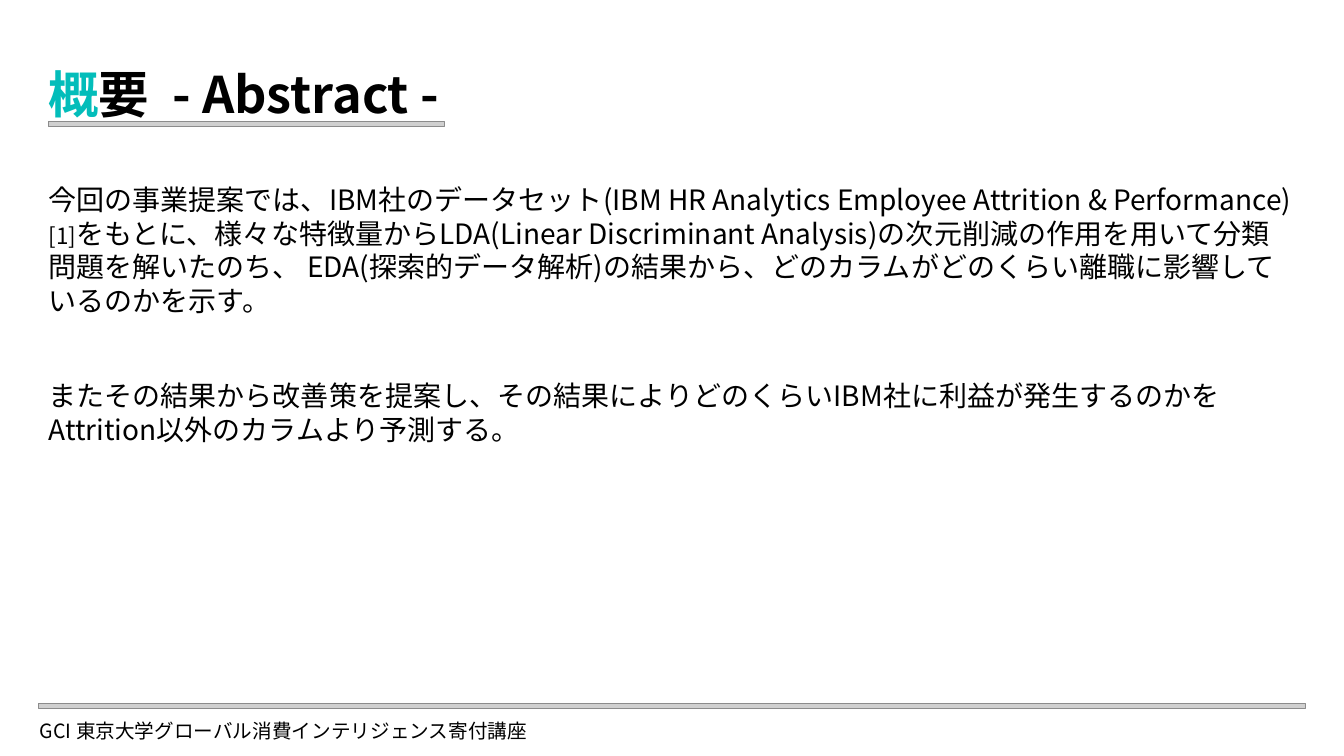
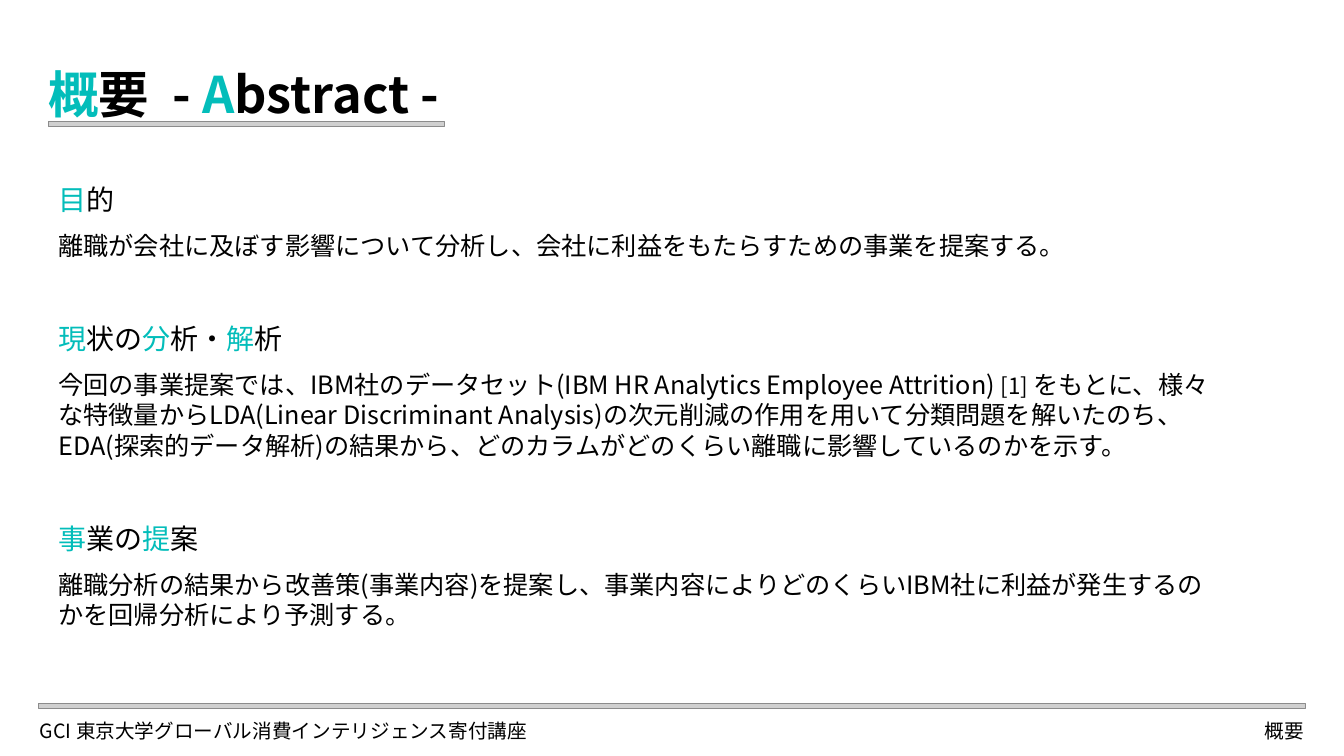
Before and after one commit to elsy0111/GCI2023Winter, a slide deck: slide 3 of LDA_Attrition.pptx. Drawn at 1344x756 pixels with LibreOffice and Linux fonts; fonts in the diff are those of the drawing; grey boxes stand for pictures. Boxes give left, top, right and bottom in pixels: in the first picture for what was removed or moved away, otherwise in the second. Text is boxed around its words. In the diff, an @@ line names an element or a change of style, - is before the commit and + after.

```diff
--- a/LDA_Attrition.pptx
+++ b/LDA_Attrition.pptx
@@ text "概要 - Abstract -" at (x1=49, y1=62, x2=409, y2=126): text colour #000000 to #03BDBA in "Abstract" @@
@@ text at (x1=58, y1=186, x2=1208, y2=626): text changed; size 20 to 18 pt @@
-今回の事業提案では、IBM社のデータセット(IBM HR Analytics Employee Attrition & Performance)[1]をもとに、様々な特徴量からLDA(Linear Discriminant Analysis)の次元削減の作用を用いて分類問題を解いたのち、 EDA(探索的データ解析)の結果から、どのカラムがどのくらい離職に影響しているのかを示す。
-またその結果から改善策を提案し、その結果によりどのくらいIBM社に利益が発生するのかをAttrition以外のカラムより予測する。
+目的
+離職が会社に及ぼす影響について分析し、会社に利益をもたらすための事業を提案する。
+現状の分析・解析
+今回の事業提案では、IBM社のデータセット(IBM HR Analytics Employee Attrition) [1] をもとに、様々な特徴量からLDA(Linear Discriminant Analysis)の次元削減の作用を用いて分類問題を解いたのち、 EDA(探索的データ解析)の結果から、どのカラムがどのくらい離職に影響しているのかを示す。
+事業の提案
+離職分析の結果から改善策(事業内容)を提案し、事業内容によりどのくらいIBM社に利益が発生するのかを回帰分析により予測する。
@@ text added at (x1=1265, y1=721, x2=1304, y2=740), 14 pt, text #000000 @@
+概要
```
Also in this commit, not shown: 6 other slides changed, 6 slides added, 34 other files.
